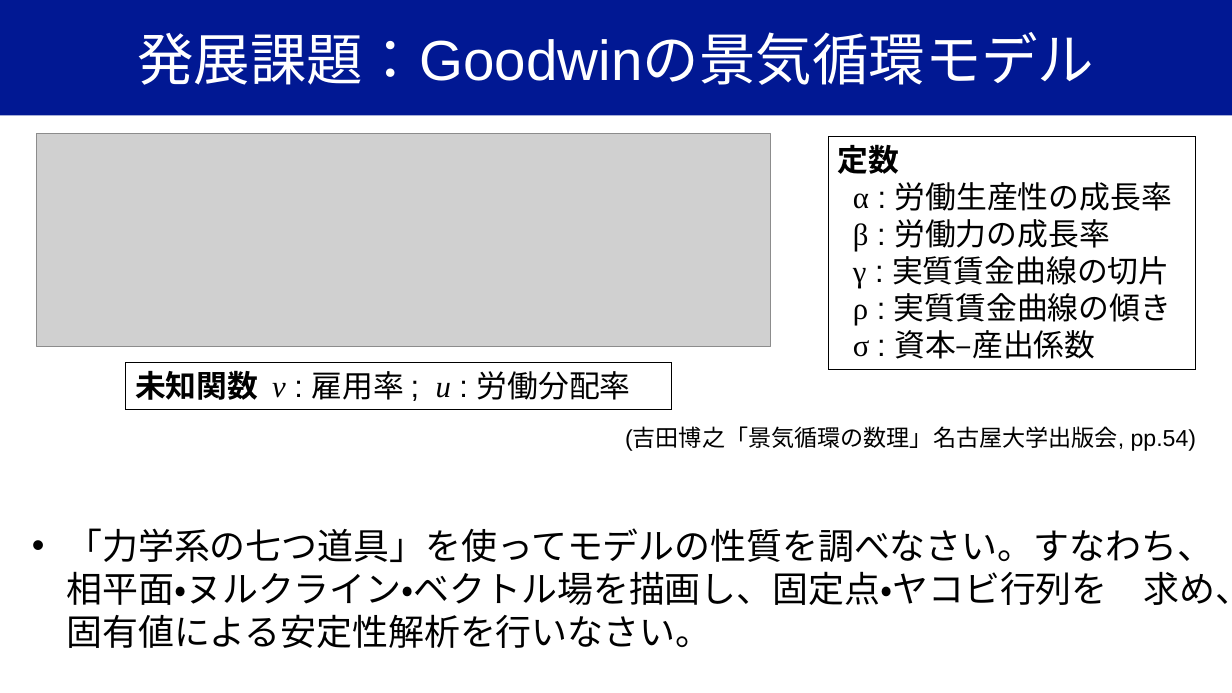
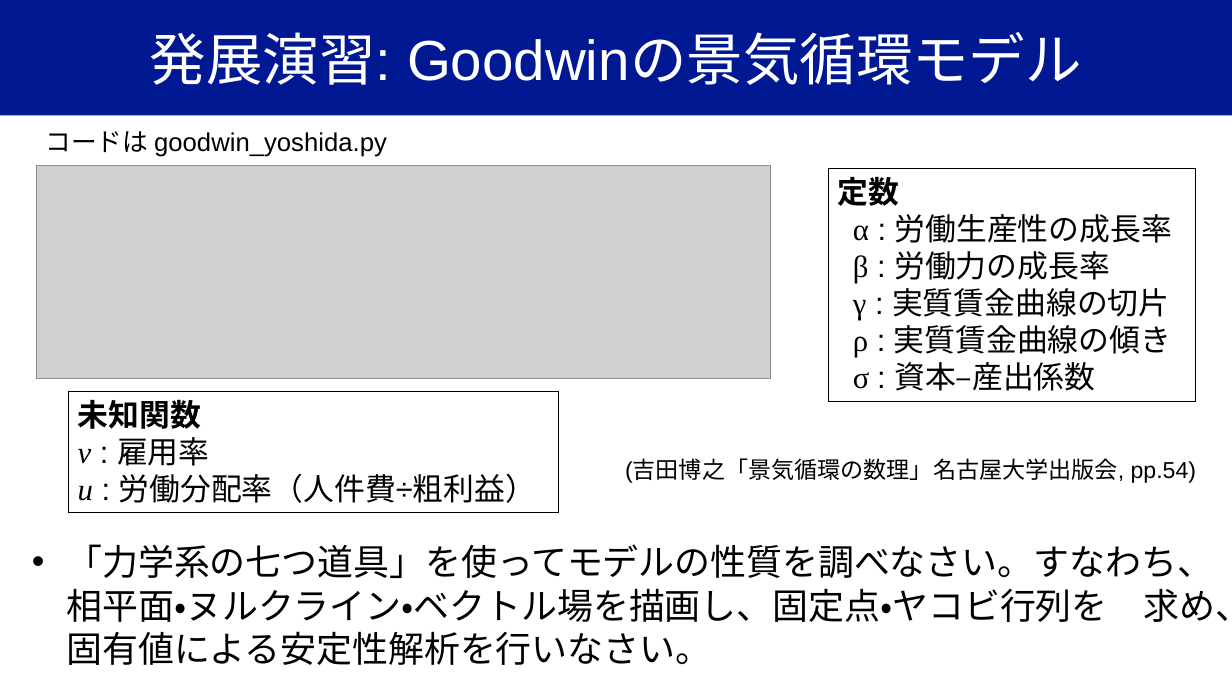
Before and after one commit to YugiLab/Lectures, a slide deck: slide 30 of DS2_2026/Day4/yugi_lecture4_oscillation.pptx (slide 27 before the commit). Drawn at 1232x693 pixels with LibreOffice and Linux fonts; fonts in the diff are those of the drawing; grey boxes stand for pictures. Boxes give left, top, right and bottom in pixels: in the first picture for what was removed or moved away, otherwise in the second. Text is boxed around its words. In the diff, an @@ line names an element or a change of style, - is before the commit and + after.

```diff
--- a/DS2_2026/Day4/yugi_lecture4_oscillation.pptx
+++ b/DS2_2026/Day4/yugi_lecture4_oscillation.pptx
@@ title at (x1=150, y1=32, x2=1082, y2=85): text changed @@
-発展課題：Goodwinの景気循環モデル
+発展演習: Goodwinの景気循環モデル
@@ text added at (x1=46, y1=131, x2=387, y2=157), 20 pt, text #000000 @@
+コードは goodwin_yoshida.py
@@ 1 picture, 1 text, 1 rectangle moved together from (x1=36, y1=133, x2=1197, y2=451) to (x1=36, y1=165, x2=1197, y2=483) @@
@@ rectangle "未知関数" resized from (x1=126, y1=362, x2=672, y2=409) to (x1=68, y1=392, x2=558, y2=513) @@
@@ text in rectangle at (x1=78, y1=399, x2=536, y2=503): text changed @@
-未知関数 v : 雇用率 ; u : 労働分配率
+未知関数
+v : 雇用率
+u : 労働分配率（人件費÷粗利益）
@@ text "「力学系の七つ道具」を使ってモデルの性質を調べなさい。すなわち、相平面・ヌルクライン・ベクトル場を描画し、固定点・ヤコビ ..." moved from (x1=66, y1=528, x2=1232, y2=648) to (x1=66, y1=544, x2=1232, y2=665) @@
```
Also in this commit, not shown: 2 other slides changed, 3 slides added, 4 other files.
